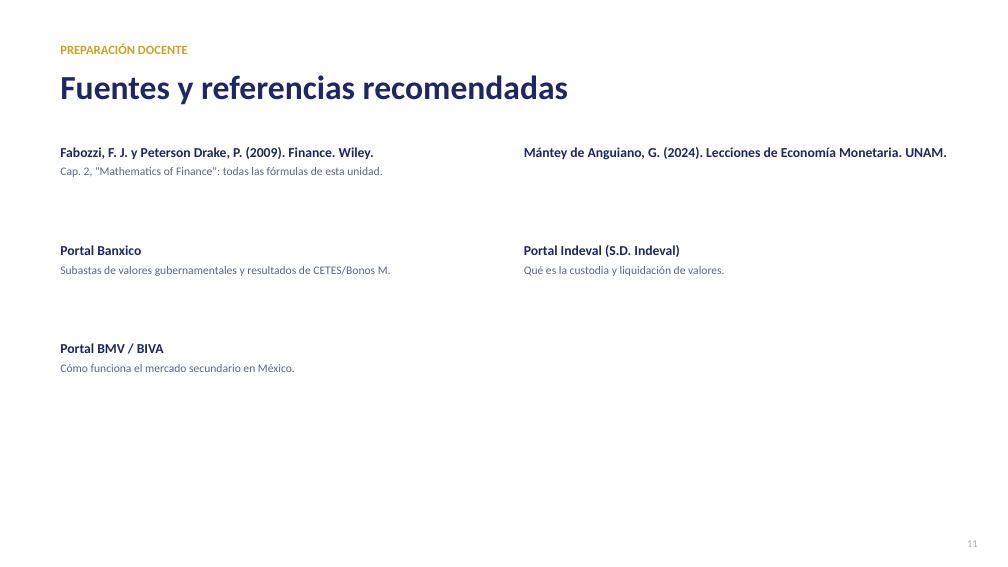
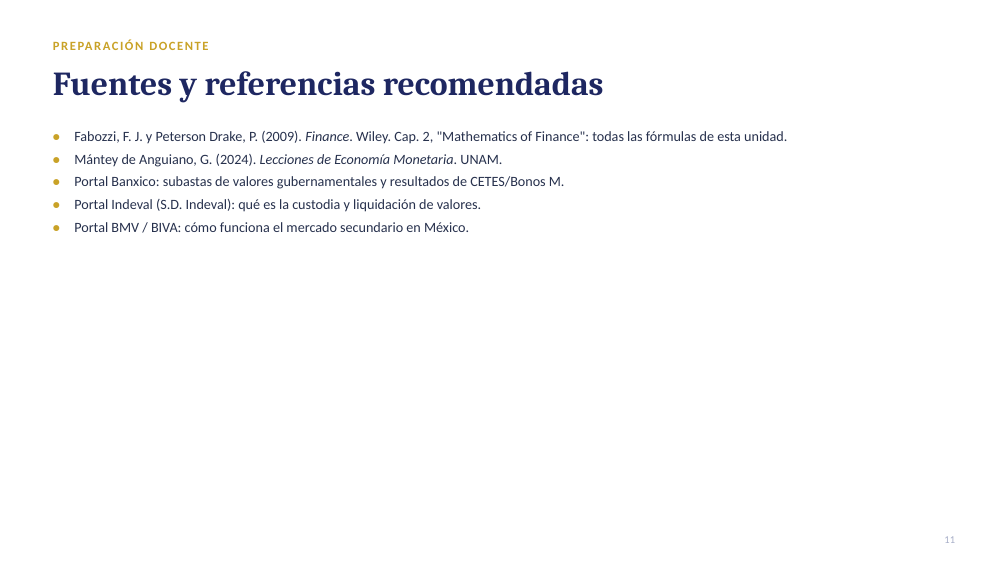
Before and after one commit to LoMarrujo/notes_mercados_dc, a slide deck: slide 12 of notas_unidades/unidad1/5_matematica_financiera_mecanica_mercado.pptx (slide 11 before the commit). Drawn at 1008x567 pixels with LibreOffice and Linux fonts; fonts in the diff are those of the drawing. Boxes give left, top, right and bottom in pixels: in the first picture for what was removed or moved away, otherwise in the second. Text is boxed around its words. In the diff, an @@ line names an element or a change of style, - is before the commit and + after.

```diff
--- a/notas_unidades/unidad1/5_matematica_financiera_mecanica_mercado.pptx
+++ b/notas_unidades/unidad1/5_matematica_financiera_mecanica_mercado.pptx
@@ text "PREPARACIÓN DOCENTE" at <box>53,38,955,64</box>: letter spacing 0 to 1.5 pt @@
@@ text "Fuentes y referencias recomendadas" at <box>53,71,604,103</box>: font Calibri to Cambria @@
@@ text added at <box>53,127,74,150</box>, 13.5 pt, text #C9A227, bold @@
+•
@@ text at <box>74,131,787,144</box>: text changed; size 11 to 13.5 pt; text colour #5B6482 to #27314D @@
-Fabozzi, F. J. y Peterson Drake, P. (2009). Finance. Wiley.
-Cap. 2, "Mathematics of Finance": todas las fórmulas de esta unidad.
+Fabozzi, F. J. y Peterson Drake, P. (2009). Finance. Wiley. Cap. 2, "Mathematics of Finance": todas las fórmulas de esta unidad.
@@ text added at <box>53,150,74,172</box>, 13.5 pt, text #C9A227, bold @@
+•
@@ text added at <box>53,172,74,195</box>, 13.5 pt, text #C9A227, bold @@
+•
@@ text "Mántey de Anguiano, G. (2024). ...": place and size @@
-text "Mántey de Anguiano, G. (2024). ..." at <box>524,147,947,160</box>
+text "Mántey de Anguiano, G. (2024). ..." at <box>74,154,502,167</box>
@@ text "Mántey de Anguiano, G. (2024). ..." at <box>74,154,502,167</box>: size 13 to 13.5 pt, text colour #1E2761 to #27314D, bold off; italic on in "Lecciones de Economía Monetaria."; less space between paragraphs @@
@@ text at <box>74,176,565,189</box>: text changed; size 11 to 13.5 pt; text colour #5B6482 to #27314D @@
-Portal Banxico
-Subastas de valores gubernamentales y resultados de CETES/Bonos M.
+Portal Banxico: subastas de valores gubernamentales y resultados de CETES/Bonos M.
@@ text added at <box>53,195,74,218</box>, 13.5 pt, text #C9A227, bold @@
+•
@@ text at <box>74,199,481,212</box>: text changed; size 11 to 13.5 pt; text colour #5B6482 to #27314D @@
-Portal Indeval (S.D. Indeval)
-Qué es la custodia y liquidación de valores.
+Portal Indeval (S.D. Indeval): qué es la custodia y liquidación de valores.
@@ text added at <box>53,218,74,240</box>, 13.5 pt, text #C9A227, bold @@
+•
@@ text at <box>74,222,469,232</box>: text changed; size 11 to 13.5 pt; text colour #5B6482 to #27314D @@
-Portal BMV / BIVA
-Cómo funciona el mercado secundario en México.
+Portal BMV / BIVA: cómo funciona el mercado secundario en México.
@@ text "11": place and size @@
-text "11" at <box>967,540,978,547</box>
+text "11" at <box>944,536,955,543</box>
```
Also in this commit, not shown: 11 other slides changed, 12 other files.
